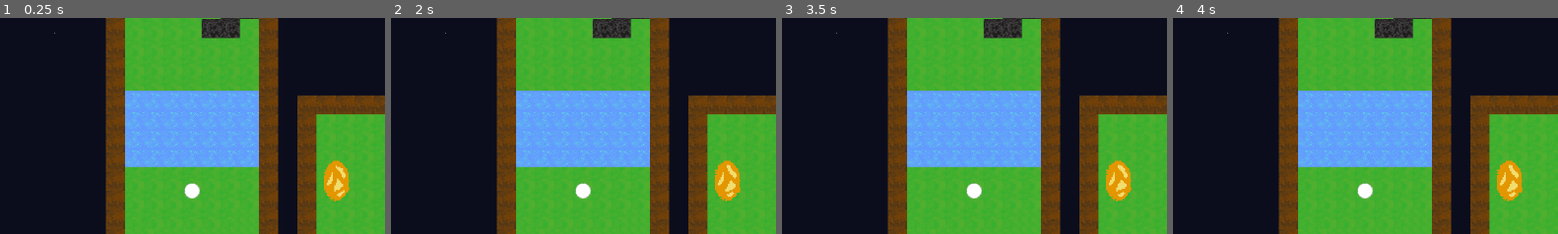
Above: before the commit, frames 1-4 (left to right).
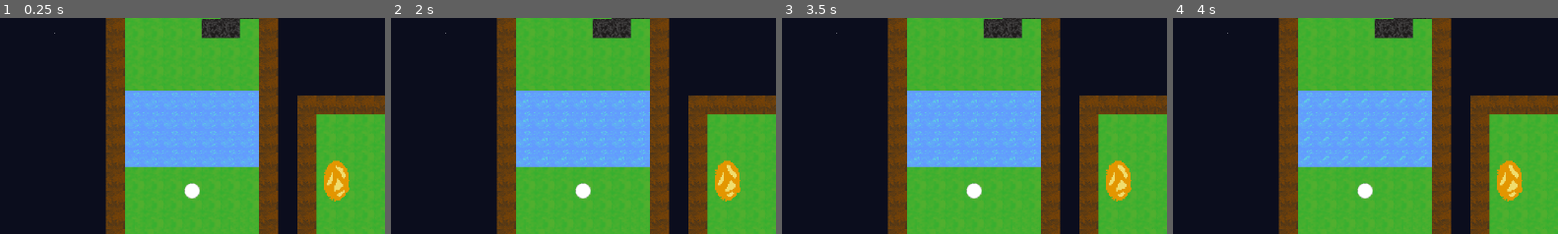
Above: after the commit, the same moments.

Repository: turtureanu/portal-golf
Game: Godot game, scene res://scenes/level-2.tscn
Two runs of this game, one before a commit and one after it. Both use one fixed random seed, a clock stepped at 60 frames per second and the inputs below. This scene is started directly instead of the project's main scene.
Inputs (mouse positions are % of the whole screen's width and height, from its top left):
- Up to frame 1 (0.25 s): no input
- Up to frame 2 (2 s): tap Enter at 0.5 s; move the mouse to (74, 46) at 0.52 s; tap Space at 1.25 s; move the mouse to (31, 56) at 1.27 s
- Up to frame 3 (3.5 s): tap Enter at 2 s; move the mouse to (61, 29) at 2.02 s; tap Space at 2.75 s; move the mouse to (46, 72) at 2.77 s
- Up to frame 4 (4 s): tap Enter at 3.5 s; move the mouse to (82, 66) at 3.52 s
The pictures show only the part of the screen within x 26-76%, y 11-61%; the shares and areas given below are measured in that part.

The runs differ from the first frame. In frame 1, 0.4% of the frame differs, in the area x 34-67%, y 34-67%; in frame 2, 0.5%; in frame 3, 0.5%; in frame 4, 0.6%.

Commit message:
add: animate water obstacle

Diff:
--- a/scenes/water.tscn
+++ b/scenes/water.tscn
@@ -1,7 +1,54 @@
-[gd_scene load_steps=4 format=3 uid="uid://dfus2raatyxru"]
+[gd_scene load_steps=19 format=3 uid="uid://dfus2raatyxru"]
 
-[ext_resource type="Texture2D" uid="uid://dtx782pbvmlf0" path="res://assets/water.png" id="1_bdk6y"]
 [ext_resource type="Script" uid="uid://bddqda1vrbc1f" path="res://scripts/water.gd" id="1_s3811"]
+[ext_resource type="Texture2D" uid="uid://c2lo7eymks2tn" path="res://assets/water/wood1.png" id="2_dtvsg"]
+[ext_resource type="Texture2D" uid="uid://b5dqvrauro8y5" path="res://assets/water/wood2.png" id="3_mmdeg"]
+[ext_resource type="Texture2D" uid="uid://dvh0xfgjp7rv2" path="res://assets/water/wood11.png" id="4_ywl3n"]
+[ext_resource type="Texture2D" uid="uid://65mvhpg3psag" path="res://assets/water/wood12.png" id="5_5xfte"]
+[ext_resource type="Texture2D" uid="uid://b4uvciwucpqjm" path="res://assets/water/wood13.png" id="6_hfgk7"]
+[ext_resource type="Texture2D" uid="uid://dtk783db2fxbe" path="res://assets/water/wood14.png" id="7_8rac5"]
+[ext_resource type="Texture2D" uid="uid://dof8erpwwvvsy" path="res://assets/water/wood15.png" id="8_55myt"]
+[ext_resource type="Texture2D" uid="uid://ch0150jyasv6i" path="res://assets/water/wood3.png" id="9_x08qg"]
+[ext_resource type="Texture2D" uid="uid://bofv2kff6ukdt" path="res://assets/water/wood4.png" id="10_xckav"]
+[ext_resource type="Texture2D" uid="uid://cusbv51i2h3vl" path="res://assets/water/wood5.png" id="11_mbyf8"]
+[ext_resource type="Texture2D" uid="uid://blttgjbdjl6j7" path="res://assets/water/wood6.png" id="12_s1jhd"]
+[ext_resource type="Texture2D" uid="uid://dtcqjiysnn8jn" path="res://assets/water/wood7.png" id="13_5ihih"]
+[ext_resource type="Texture2D" uid="uid://e6pwm4k3bpwm" path="res://assets/water/wood8.png" id="14_2myf4"]
+[ext_resource type="Texture2D" uid="uid://docap5khwv2av" path="res://assets/water/wood9.png" id="15_opk7y"]
+[ext_resource type="Texture2D" uid="uid://iqtyit4ialv3" path="res://assets/water/wood10.png" id="16_fkapk"]
+
+[sub_resource type="AnimatedTexture" id="AnimatedTexture_p1n2c"]
+frames = 15
+frame_0/texture = ExtResource("2_dtvsg")
+frame_0/duration = 0.1
+frame_1/texture = ExtResource("3_mmdeg")
+frame_1/duration = 0.1
+frame_2/texture = ExtResource("9_x08qg")
+frame_2/duration = 0.1
+frame_3/texture = ExtResource("10_xckav")
+frame_3/duration = 0.1
+frame_4/texture = ExtResource("11_mbyf8")
+frame_4/duration = 0.1
+frame_5/texture = ExtResource("12_s1jhd")
+frame_5/duration = 0.1
+frame_6/texture = ExtResource("13_5ihih")
+frame_6/duration = 0.1
+frame_7/texture = ExtResource("14_2myf4")
+frame_7/duration = 0.1
+frame_8/texture = ExtResource("15_opk7y")
+frame_8/duration = 0.1
+frame_9/texture = ExtResource("16_fkapk")
+frame_9/duration = 0.1
+frame_10/texture = ExtResource("4_ywl3n")
+frame_10/duration = 0.1
+frame_11/texture = ExtResource("5_5xfte")
+frame_11/duration = 0.1
+frame_12/texture = ExtResource("6_hfgk7")
+frame_12/duration = 0.1
+frame_13/texture = ExtResource("7_8rac5")
+frame_13/duration = 0.1
+frame_14/texture = ExtResource("8_55myt")
+frame_14/duration = 0.1
 
 [sub_resource type="RectangleShape2D" id="RectangleShape2D_s3811"]
 size = Vector2(224, 128)
@@ -13,7 +60,7 @@
 
 [node name="Sprite2D" type="Sprite2D" parent="Area2D"]
 texture_repeat = 2
-texture = ExtResource("1_bdk6y")
+texture = SubResource("AnimatedTexture_p1n2c")
 region_enabled = true
 region_rect = Rect2(0, 0, 224, 128)
 
Binary file removed: assets/water.png
Binary file added: assets/water/wood1.png
Not shown, added: assets/water/wood1.png.import
Binary file added: assets/water/wood10.png
Not shown, added: assets/water/wood10.png.import
Binary file added: assets/water/wood11.png
Not shown, added: assets/water/wood11.png.import
Binary file added: assets/water/wood12.png
Not shown, added: assets/water/wood12.png.import
Binary file added: assets/water/wood13.png
Not shown, added: assets/water/wood13.png.import
Binary file added: assets/water/wood14.png
(and 19 more such lines)
